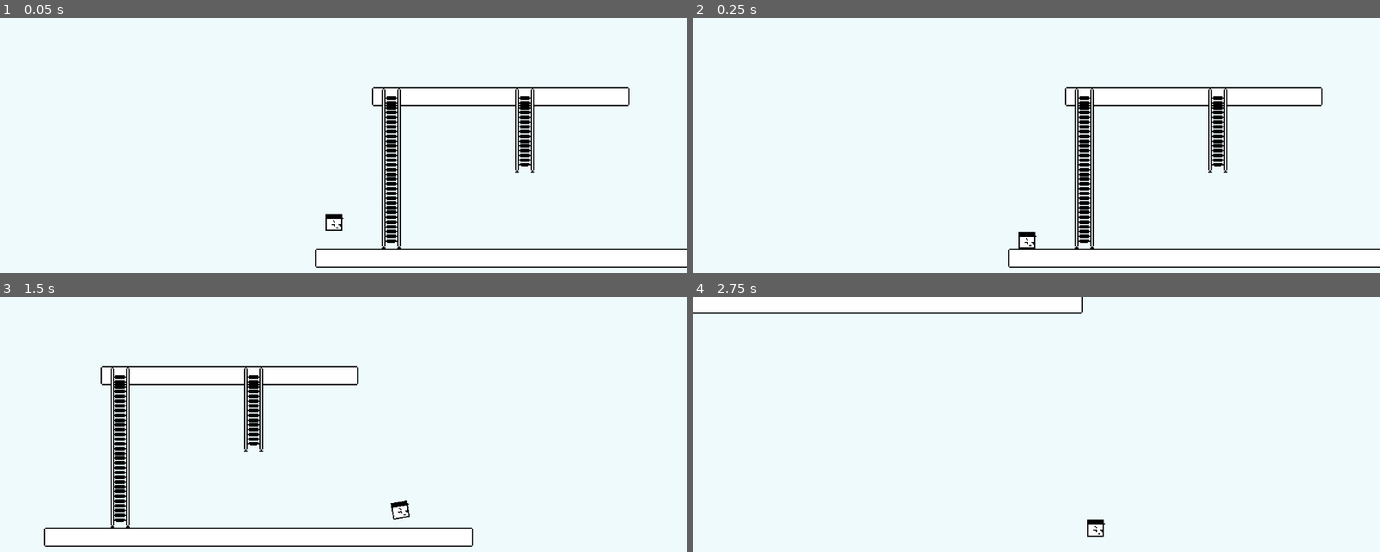
Above: before the commit, frames 1-4 (two rows, left to right).
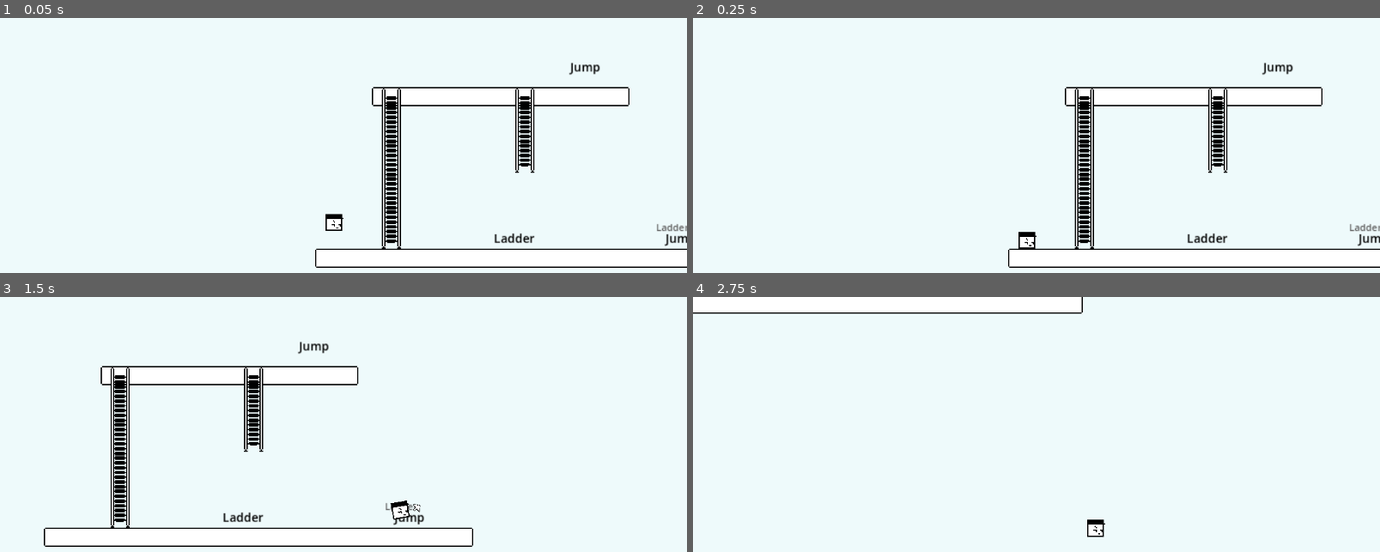
Above: after the commit, the same moments.

Repository: mariacki/and_what
Game: Godot game, scene res://scenes/game.tscn
Two runs of this game, one before a commit and one after it. Both use one fixed random seed, a clock stepped at 60 frames per second and the inputs below.
Inputs:
- Up to frame 1 (0.05 s): no input
- Up to frame 2 (0.25 s): no input
- Up to frame 3 (1.5 s): tap Enter at 0.5 s; hold Right (ui_right) from 0.53 s (still down); tap Ctrl (action) at 0.6, 1.35 s
- Up to frame 4 (2.75 s): release Right (ui_right) at 2.03 s; hold Left (ui_left) from 2.03 s (still down); tap Ctrl (action) at 2.1 s

The runs differ from the first frame. In frame 1, 0.4% of the frame differs, in the area x 72-100%, y 17-90%; in frame 2, 0.4%; in frame 3, 0.4%; in frame 4, nothing differs.

Commit message:
Skill Cards Implemented

Diff:
--- a/scenes/game.tscn
+++ b/scenes/game.tscn
@@ -1,10 +1,25 @@
 [gd_scene format=3 uid="uid://yicge48108e0"]
 
+[ext_resource type="PackedScene" uid="uid://oll3sl06v0lv" path="res://src/skill_card/skill_card.tscn" id="1_lbhrr"]
 [ext_resource type="PackedScene" uid="uid://bkur5tdyvyg4u" path="res://src/platform/platform.tscn" id="1_lnu2h"]
 [ext_resource type="PackedScene" uid="uid://cuemnvwx21fxe" path="res://src/player/player.tscn" id="1_uwrxv"]
 [ext_resource type="PackedScene" uid="uid://b27xalgvh432k" path="res://src/ladder/ladder.tscn" id="2_yqjtg"]
 
 [node name="Game" type="Node2D" unique_id=1286791302]
+
+[node name="SkillCard3" parent="." unique_id=1035689853 instance=ExtResource("1_lbhrr")]
+position = Vector2(296, 416)
+requires = ""
+provides = "Jump"
+
+[node name="SkillCard" parent="." unique_id=1509141401 instance=ExtResource("1_lbhrr")]
+position = Vector2(232, 560)
+requires = ""
+
+[node name="SkillCard2" parent="." unique_id=791901644 instance=ExtResource("1_lbhrr")]
+position = Vector2(376, 560)
+requires = "Ladder"
+provides = "Jump"
 
 [node name="Platform2" parent="." unique_id=661368424 instance=ExtResource("1_lnu2h")]
 position = Vector2(120, 448)
--- a/src/player/player.gd
+++ b/src/player/player.gd
@@ -9,10 +9,13 @@
 @export var arrow: Node2D
 
 var state_machine: StateMachine = StateMachine.new()
+var skills: Array[SkillCard] = []
+
 
 var climb_dest: Vector2 = Vector2.ZERO
 var can_climb: bool = false
 
+var skill_card_pickup: SkillCard = null
 
 func _ready() -> void:
 	z_index = Units.LAYER_PLAYER
@@ -49,6 +52,12 @@
 func ladder_unavailable(_name: String) -> void:
 	_current_state().ladder_unavailable(self)
 
+func skill_card_available(skill: SkillCard) -> void:
+	_current_state().skill_card_available(self, skill)
+
+func skill_card_unavailable() -> void:
+	_current_state().skill_card_unavailable(self)
+
 
 func _update_animations(direction: float) -> void:
 	var animation = _get_walking_animation(direction)
--- a/src/player/states/player_base_state.gd
+++ b/src/player/states/player_base_state.gd
@@ -23,3 +23,9 @@
 
 func ladder_unavailable(_player: Player) -> void:
 	pass
+
+func skill_card_available(_player: Player, _skill_card: SkillCard) -> void:
+	pass
+
+func skill_card_unavailable(_player: Player) -> void:
+	pass
--- a/src/player/states/player_walking.gd
+++ b/src/player/states/player_walking.gd
@@ -4,20 +4,28 @@
 	player.can_climb = false
 	player.arrow.visible = false
 	player.animation_player.play("idle")
+	player.skill_card_pickup = null
 
 func physics_process(player: Player, _delta: float) -> void:
 	player.apply_vertical_velocity()
 	player.apply_gravity()
 	player.move_and_slide()
 
-	if player.can_climb:
+	player.arrow.hide()
+	if _can_climb(player):
+		player.arrow.show()
 		player.arrow.look_at(player.climb_dest)
 		if Input.is_action_just_pressed("action"):
 			player.global_position.x = player.climb_dest.x
 			player.state_machine.switch_state(PlayerClimbing, player)
 			return
-	else:
-		player.arrow.visible = false
+
+	if _can_pickup_card(player):
+		player.arrow.show()
+		player.arrow.look_at(player.skill_card_pickup.global_position)
+		if Input.is_action_just_pressed("action"):
+			_pickup_card(player)
+
 
 	if not player.is_on_floor():
 		player.state_machine.switch_state(PlayerFalling, player)
@@ -25,9 +33,54 @@
 func ladder_available(player: Player, climb_dest: Vector2) -> void:
 	player.can_climb = true
 	player.climb_dest = climb_dest
-	player.arrow.visible = true
-	player.arrow.look_at(player.climb_dest)
 
 func ladder_unavailable(player: Player) -> void:
 	player.can_climb = false
+
+func skill_card_available(player: Player, skill_card: SkillCard) -> void:
+	player.skill_card_pickup = skill_card
+
+func skill_card_unavailable(player: Player) -> void:
+	player.skill_card_pickup = null
+
 	player.arrow.visible = false
+
+func _can_pickup_card(player: Player) -> bool:
+	if not player.skill_card_pickup:
+		return false
+
+	if not player.skill_card_pickup.visible:
+		return false
+
+	if player.skills.is_empty():
+		return true
+
+	if player.skill_card_pickup.requires == "":
+		return true
+
+	var last_skill = player.skills[player.skills.size() - 1]
+
+	return last_skill.provides == player.skill_card_pickup.requires
+
+func _pickup_card(player: Player) -> void:
+	if player.skill_card_pickup.requires == "":
+		for skill in player.skills:
+			skill.show()
+
+		player.skills = [player.skill_card_pickup]
+	else:
+		player.skills.append(player.skill_card_pickup)
+
+	player.skill_card_pickup.visible = false
+	player.skill_card_pickup = null
+
+
+func _can_climb(player: Player) -> bool:
+	if not player.can_climb:
+		return false
+
+	for skill in player.skills:
+		if skill.provides == "Ladder":
+			return true
+
+	return false
--- /dev/null
+++ b/src/skill_card/skill_card.gd
@@ -0,0 +1,53 @@
+@tool
+class_name SkillCard extends Area2D
+
+@onready var req_label: Label = %ReqLabel
+@onready var provides_label: Label = %SkillLabel
+
+@export var requires: String = "":
+	set(value):
+		requires = value
+		_update_requires_label()
+
+@export var provides: String = "":
+	set(value):
+		provides = value
+		_update_provides_label()
+
+
+
+func _ready() -> void:
+	assert(req_label != null, "null requirement label")
+	assert(provides_label != null, "null provides label")
+
+	req_label.text = requires
+	provides_label.text = provides
+
+	body_entered.connect(_body_entered)
+	body_exited.connect(_body_exited)
+
+
+func _body_entered(body: Node2D) -> void:
+	if body is Player:
+		print("player entered")
+		body.skill_card_available(self)
+
+
+func _body_exited(body: Node2D) -> void:
+	if body is Player:
+		print("player exited")
+		body.skill_card_unavailable()
+
+
+func _update_requires_label() -> void:
+	if not req_label:
+		return
+
+	req_label.text = requires
+
+func _update_provides_label() -> void:
+	if not provides_label:
+		return
+
+	print("updating label")
+	provides_label.text = provides
--- /dev/null
+++ b/src/skill_card/skill_card.tscn
@@ -0,0 +1,33 @@
+[gd_scene format=3 uid="uid://oll3sl06v0lv"]
+
+[ext_resource type="Script" uid="uid://cjir8p4vorja" path="res://src/skill_card/skill_card.gd" id="1_xwija"]
+
+[sub_resource type="RectangleShape2D" id="RectangleShape2D_y3hcq"]
+size = Vector2(60, 24)
+
+[node name="SkillCard" type="Area2D" unique_id=1035689853]
+script = ExtResource("1_xwija")
+requires = "aaa"
+provides = "Ladder"
+
+[node name="CollisionShape2D" type="CollisionShape2D" parent="." unique_id=197330127]
+shape = SubResource("RectangleShape2D_y3hcq")
+
+[node name="SkillLabel" type="Label" parent="CollisionShape2D" unique_id=1492396026]
+unique_name_in_owner = true
+offset_left = -18.0
+offset_right = 6.0
+offset_bottom = 14.0
+theme_override_colors/font_color = Color(0, 0, 0, 1)
+theme_override_font_sizes/font_size = 10
+text = "Push"
+
+[node name="ReqLabel" type="Label" parent="CollisionShape2D" unique_id=1742317083]
+unique_name_in_owner = true
+offset_left = -26.0
+offset_top = -8.0
+offset_right = 2.0
+offset_bottom = 4.0
+theme_override_colors/font_color = Color(0.37036446, 0.3703645, 0.37036446, 1)
+theme_override_font_sizes/font_size = 8
+text = "Ladder"
Not shown, added: src/skill_card/skill_card.gd.uid
Not shown, changed: todo.md
